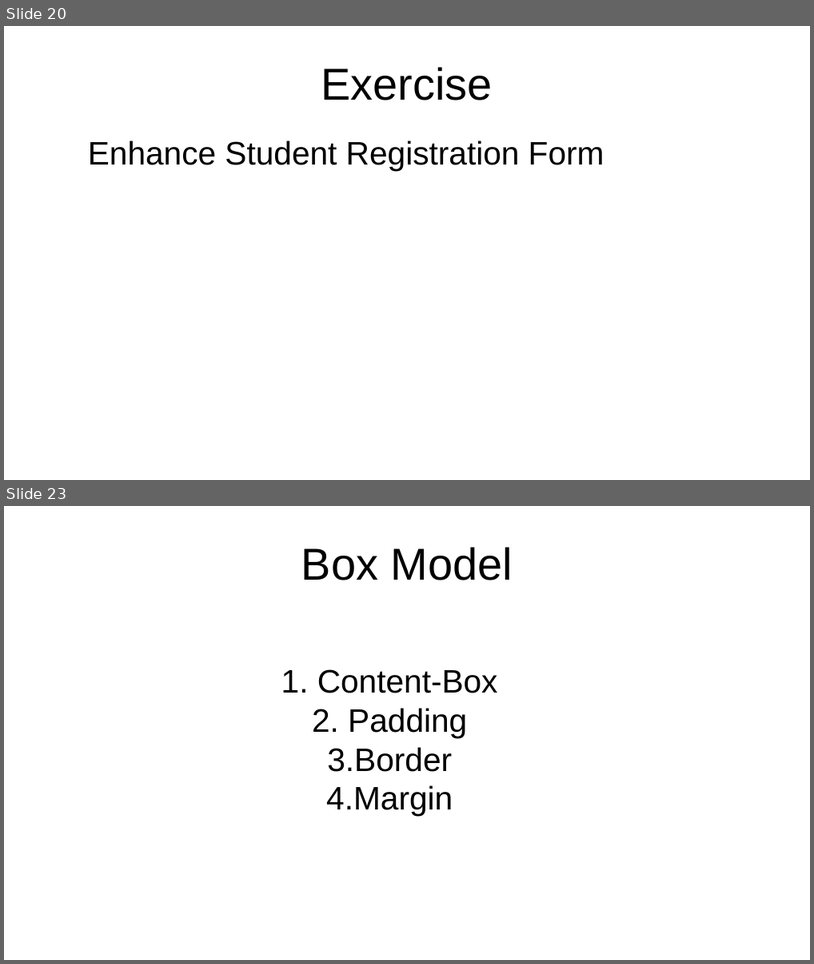
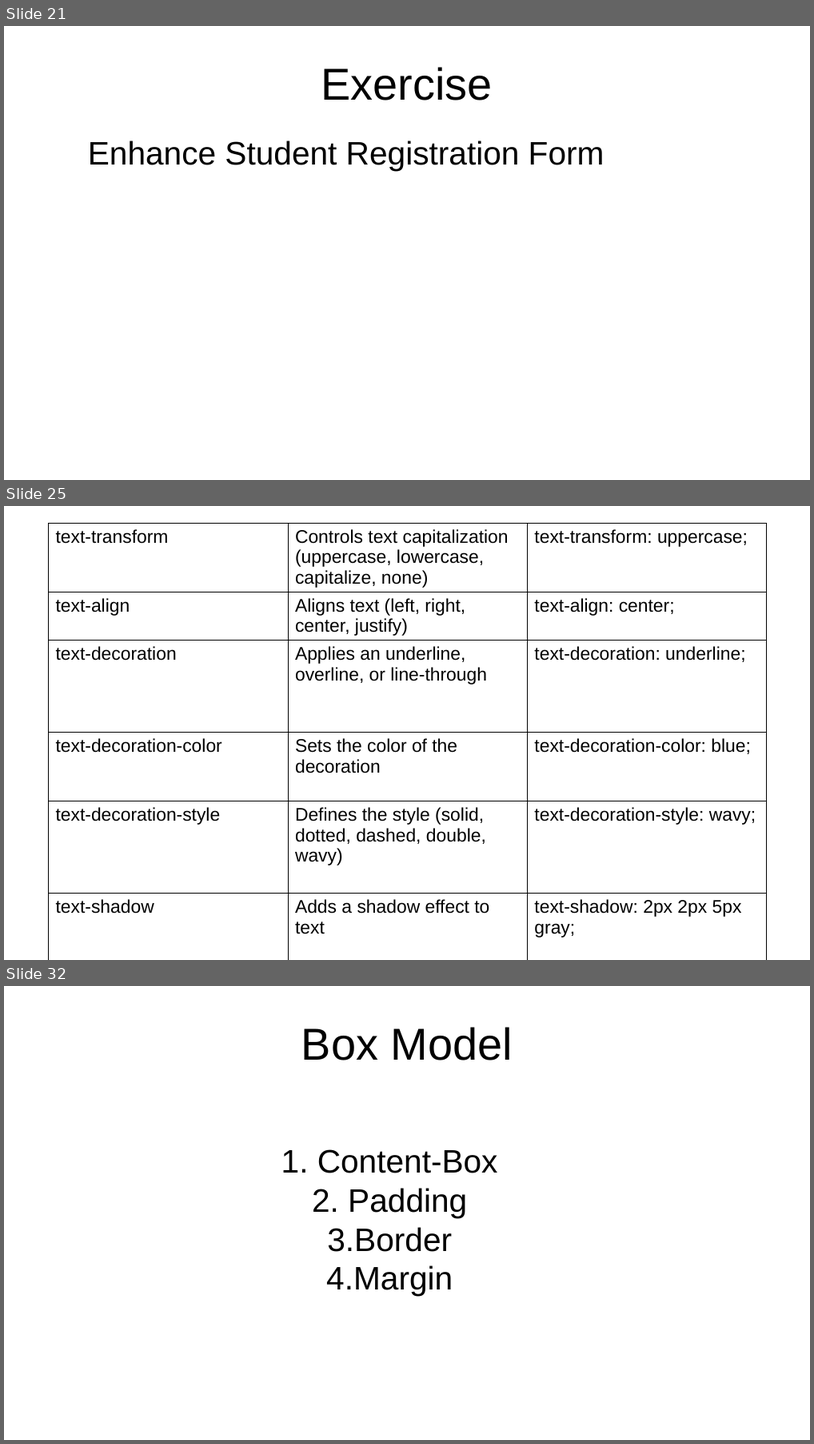
Before and after one commit to sam-rubin/exercises, a slide deck: Introduction_To_HTML.odp. Shown one above the other, each under a label of ours: slides 20 and 23 before the commit, slides 21, 25 and 32 after it; the slides between them are not shown. The pictures are 814x964 and 814x1444 pixels, drawn with LibreOffice and Linux fonts; fonts in the diff are those of the drawing. Boxes give left, top, right and bottom in pixels: in the first picture for what was removed or moved away, otherwise in the second. Text is boxed around its words. In the diff, an @@ line names an element or a change of style, - is before the commit and + after.

```diff
--- a/Introduction_To_HTML.odp
+++ b/Introduction_To_HTML.odp
@@ slide 25 added at bbox=[4, 506, 810, 960], background #FFFFFF @@
@@ table added at bbox=[49, 523, 766, 960], 6 rows, 3 columns @@
+text-transform | Controls text capitalization (uppercase, lowercase, capitalize, none) | text-transform: uppercase;
+text-align | Aligns text (left, right, center, justify) | text-align: center;
+text-decoration | Applies an underline, overline, or line-through | text-decoration: underline;
+text-decoration-color | Sets the color of the decoration | text-decoration-color: blue;
+text-decoration-style | Defines the style (solid, dotted, dashed, double, wavy) | text-decoration-style: wavy;
+text-shadow | Adds a shadow effect to text | text-shadow: 2px 2px 5px gray;
@@ what was slide 20 is now slide 21 @@
@@ what was slide 23 is now slide 32 @@
```
Also in this commit, not shown: 4 slides changed, 15 other slides added, 3 slides removed, 1 other file.
